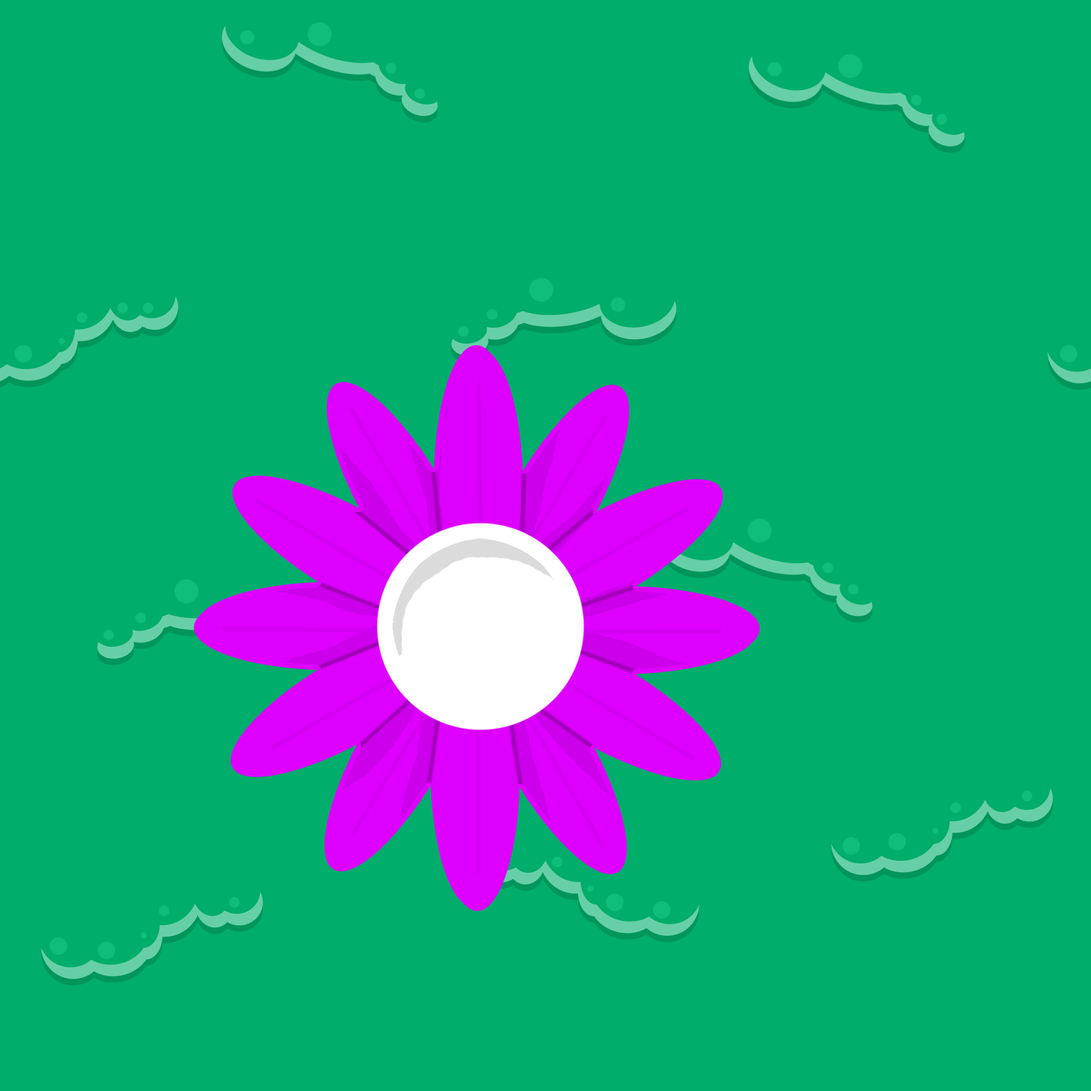
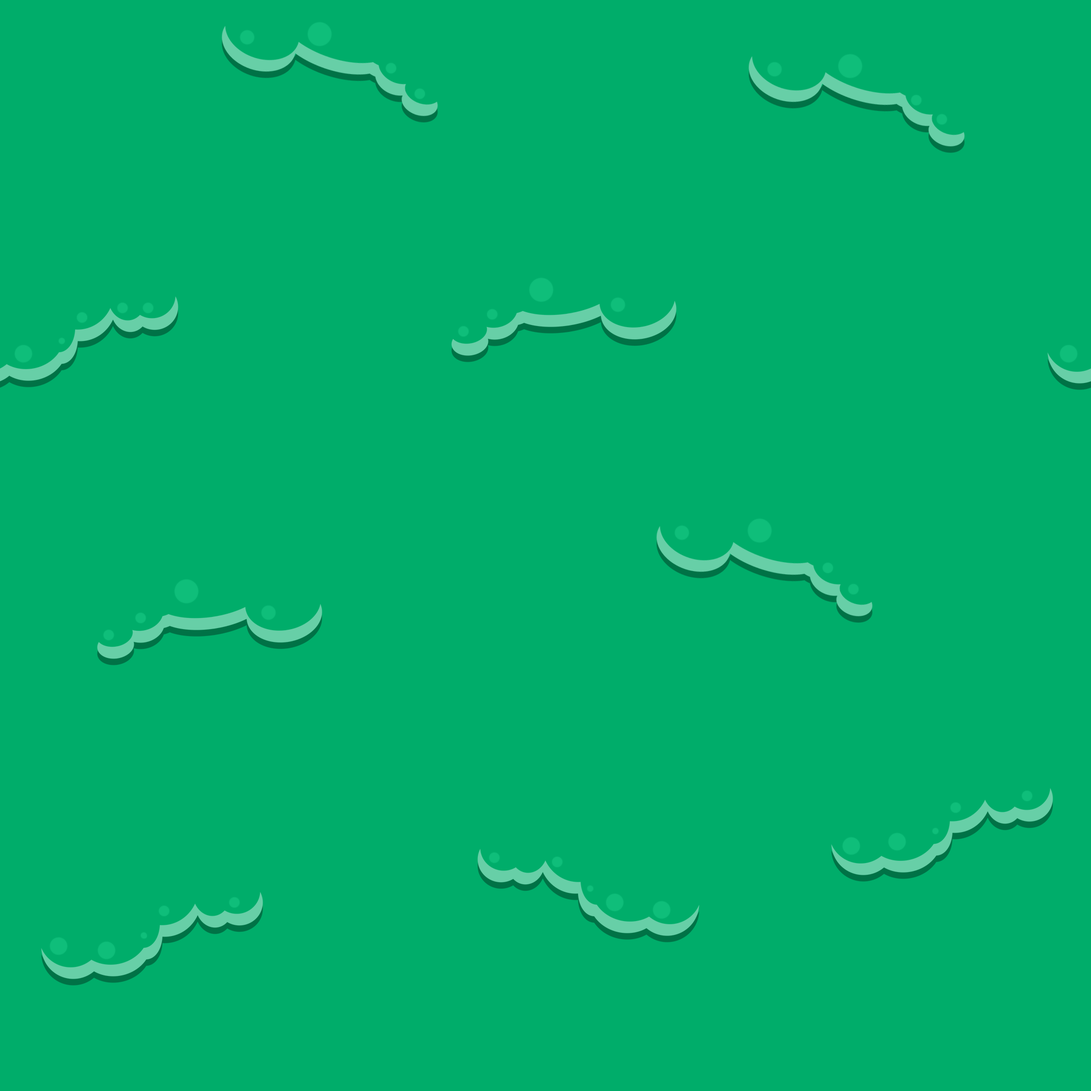
Layer changes from the first (1091, 1091) image to the second:
removed layer "Layer 5" over [376, 522, 586, 732]
removed layer "Layer 4" over [193, 345, 760, 912]
"Layer 1 copy": opacity 14% → 34% over [0, 39, 1091, 986]
